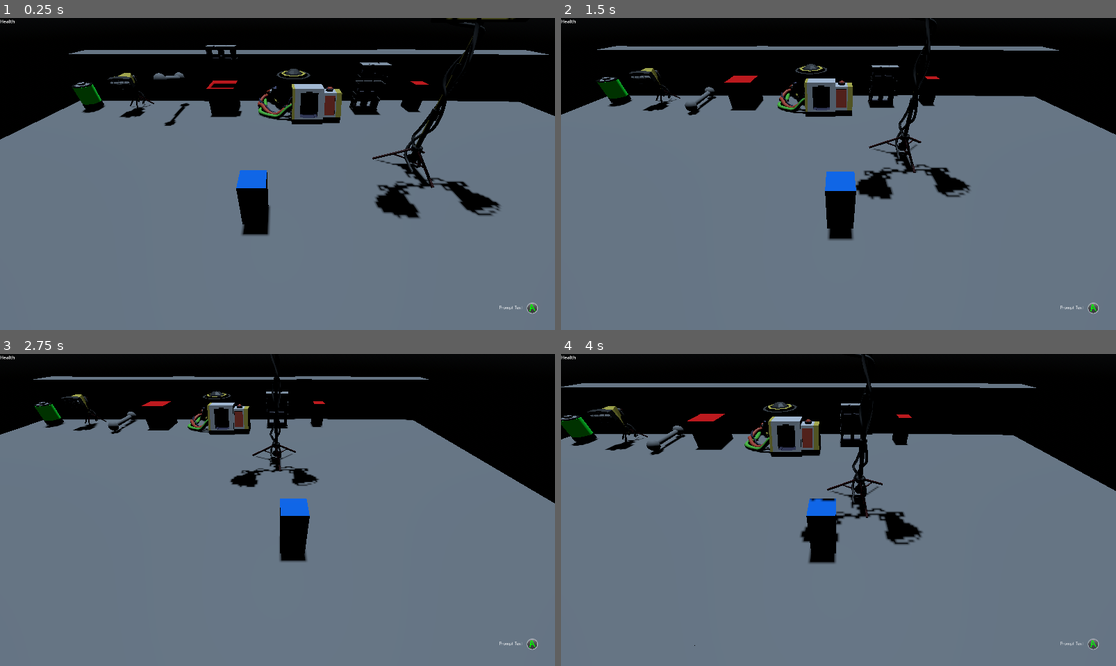
Above: before the commit, frames 1-4 (two rows, left to right).
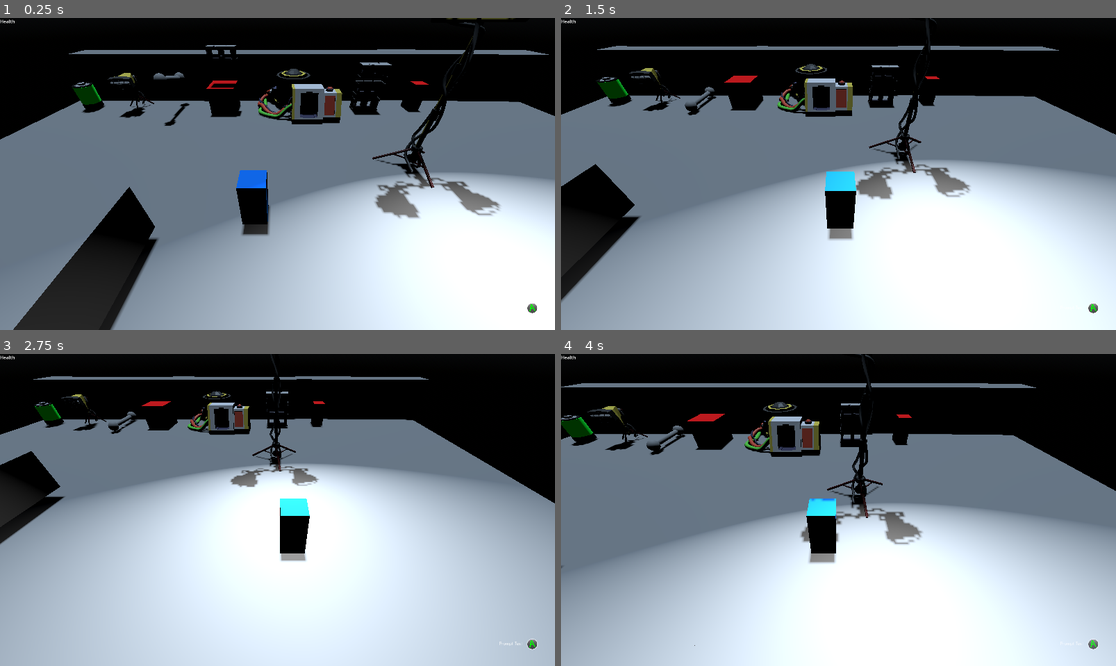
Above: after the commit, the same moments.

Repository: joshandersn/power
Game: Godot game, scene res://Scenes/main.tscn
Same seed, same stepped clock (60 frames per second), same inputs: the game is played once before the commit and once after it.
Inputs (mouse positions are in pixels of both pictures, inside the frame that each line leads up to):
- Up to frame 1 (0.25 s): no input
- Up to frame 2 (1.5 s): move the mouse to (960, 158) at 0.52 s; hold D (move_right) 0.53-1.28 s; right-click (960, 158) at 0.6 s; click (960, 158) at 0.8 s; move the mouse to (727, 189) at 1.27 s; hold S (move_down) from 1.28 s (still down); click (727, 189) at 1.35 s
- Up to frame 3 (2.75 s): right-click (166, 525) at 1.55 s; move the mouse to (333, 441) at 2.02 s; release S (move_down) at 2.03 s; hold D (move_right) from 2.03 s (still down); right-click (333, 441) at 2.1 s; click (333, 441) at 2.3 s
- Up to frame 4 (4 s): move the mouse to (810, 572) at 2.77 s; release D (move_right) at 2.78 s; hold W (move_up) 2.78-3.53 s; click (810, 572) at 2.85 s; right-click (810, 572) at 3.05 s; move the mouse to (1005, 556) at 3.52 s; hold A (move_left) from 3.53 s (still down); tap E (use_cable) at 3.6 s; click (1005, 556) at 3.8 s

The runs differ from the first frame. In frame 1, 36% of the frame differs, in the area x 2-100%, y 46-100%; in frame 2, 47%; in frame 3, 59%, in the area x 0-100%, y 31-100%; in frame 4, 44%.

Commit message:
enemies will select any defence in level

Diff:
--- a/Entities/enemy.gd
+++ b/Entities/enemy.gd
@@ -34,6 +34,7 @@
 
 	move_and_slide()
 
+var random = RandomNumberGenerator.new()
 
 func _on_detection_body_entered(body: Node3D) -> void:
 	if body.is_in_group("Player"):
@@ -45,9 +46,15 @@
 	is_hesitant = true
 	$HesitateTimer.start()
 
-
 func _on_hesitate_timer_timeout() -> void:
 	is_hesitant = false
+	var r = random.randf_range(0, 1)
+	print(Game.enemy_count)
+	for i in Game.defences:
+		if r > 0.5:
+			target = i
+		else:
+			target = null
 
 var reached_player: Node3D
 
--- a/Entities/player.gd
+++ b/Entities/player.gd
@@ -57,7 +57,6 @@
 func drop_item() -> void:
 	if picked_up_item:
 		picked_up_item.freeze = false
-		picked_up_item.position.y -= 1.5
 		picked_up_item.position += Game.player_last_direction * 0.8
 		picked_up_item.linear_velocity = Game.player_last_direction * 1
 		var dir = Game.player_last_direction.normalized()
@@ -81,8 +80,9 @@
 			pickup(pickup_field[0])
 		elif picked_up_item:
 			drop_item()
-	if Input.is_action_just_pressed("throw") and picked_up_item:
+	elif Input.is_action_just_pressed("throw") and picked_up_item:
 		throw_item()
+
 	if Input.is_action_just_pressed("use_cable"):
 		unplug_cable()
 
@@ -131,7 +131,6 @@
 
 
 func _on_pickup_field_area_entered(area: Area3D) -> void:
-	print(area.output_node)
 	if area.is_in_group("Socket") and area.output_node:
 		Game.push_prompt.emit(load("res://UI/Prompts/plug.tres"), 0)
 		detected_plug = area.output_node
--- a/Gadgets/socket.gd
+++ b/Gadgets/socket.gd
@@ -6,6 +6,8 @@
 var can_insert := true
 var output_node: Node3D
 var is_output: bool
+var power_current := 1
+
 
 
 func eject_object(object) -> void:
@@ -84,8 +86,6 @@
 func _on_insert_limit_timeout() -> void:
 	can_insert = true
 
-var power_current := 5
-
 func _on_serve_timer_timeout() -> void:
 	if output_node and output_node.plugged_into and inserted_item:
 		if inserted_item.item_resource.power >= power_current:
--- a/Items/WorkLight.tscn
+++ b/Items/WorkLight.tscn
@@ -35,6 +35,7 @@
 collision_layer = 2
 lock_rotation = true
 script = ExtResource("1_stoc6")
+start_active = null
 item_resource = SubResource("Resource_2hhci")
 
 [node name="lightMesh" type="MeshInstance3D" parent="."]
--- a/Items/WorkLightTall.tscn
+++ b/Items/WorkLightTall.tscn
@@ -36,7 +36,8 @@
 collision_layer = 2
 lock_rotation = true
 script = ExtResource("1_3ojxu")
-item_resource = SubResource("Resource_p2kyg")
+start_active = null
+item_resource = SubResource("Resource_14kww")
 
 [node name="lightMesh" type="MeshInstance3D" parent="."]
 transform = Transform3D(0.596574, -0.209053, -0.034385, -0.000460287, 0.138279, -0.321507, 0.26112, 0.477862, 0.0779917, 1.05127, 3.22892, -0.182806)
--- a/Items/work_light.gd
+++ b/Items/work_light.gd
@@ -1,5 +1,7 @@
 @tool
 extends RigidBody3D
+
+@export var start_active: bool
 
 @export var item_resource: res_item
 @export var output_node: Node3D:
@@ -11,6 +13,9 @@
 
 
 func _ready() -> void:
+	if start_active:
+		$ConeLight.active = true
+		$ConeLight.update_item()
 	item_resource = load("res://Items/WorkLight.tres").duplicate()
 
 func receive_power(_amt: int):
--- a/Scenes/level01.tscn
+++ b/Scenes/level01.tscn
@@ -17,8 +17,9 @@
 [ext_resource type="PackedScene" uid="uid://bikefj2032jwl" path="res://Items/cinderblock.tscn" id="15_kmp4o"]
 [ext_resource type="PackedScene" uid="uid://cn2y8amb3kwd4" path="res://Gadgets/trigger.tscn" id="16_whnag"]
 [ext_resource type="PackedScene" uid="uid://cqdxr0x5p473b" path="res://Items/WorkLightTall.tscn" id="17_vp5uv"]
+[ext_resource type="PackedScene" uid="uid://hsyxg1ydgpg0" path="res://Gadgets/Car.tscn" id="18_n5bnj"]
 
-[sub_resource type="Resource" id="Resource_x7vxe"]
+[sub_resource type="Resource" id="Resource_83kk3"]
 script = ExtResource("6_lfve5")
 scene = ExtResource("4_410tk")
 title = "Work Light"
@@ -126,4 +127,8 @@
 
 [node name="WorkLightTall" parent="." instance=ExtResource("17_vp5uv")]
 transform = Transform3D(-0.995585, 0, -0.093865, 0, 1, 0, 0.093865, 0, -0.995585, -2.82431, 0.858117, 0.472432)
-item_resource = SubResource("Resource_dk0y3")
+start_active = true
+item_resource = SubResource("Resource_eayx0")
+
+[node name="Car" parent="." instance=ExtResource("18_n5bnj")]
+transform = Transform3D(1, 0, 0, 0, 1, 0, 0, 0, 1, -9.6469, 1.04228, 3.89582)
--- a/Scenes/level_01.gd
+++ b/Scenes/level_01.gd
@@ -4,6 +4,7 @@
 # Called when the node enters the scene tree for the first time.
 func _ready() -> void:
 	Game.reparent_to_world.connect(reparent_to_world)
+	Game.scan_level.emit()
 
 func reparent_to_world(object: Node3D):
 	object.reparent(self)
--- a/Scripts/game.gd
+++ b/Scripts/game.gd
@@ -10,6 +10,7 @@
 signal push_dialog
 signal lose
 signal restart_level
+signal scan_level
 
 var input_method := "keyboard"
 var player_last_direction: Vector3
--- a/Scripts/main.gd
+++ b/Scripts/main.gd
@@ -23,21 +23,22 @@
 		get_tree().paused = !get_tree().paused
 
 func scan_level() -> void:
-	var e_count: int
-	for i in get_children():
-		# gat enemy count
-		if i.is_in_group("Enemy"):
-			e_count += 1
-		if i.is_in_group("Defence"):
-			Game.defences.append(i)
-
-	Game.enemy_count = e_count
-
+	var e_count := 0
+	if $Scene.get_child(0):
+		for i in $Scene.get_child(0).get_children():
+			if i.is_in_group("Enemy"):
+				e_count += 1
+			if i.is_in_group("Defence"):
+				Game.defences.append(i)
+		Game.enemy_count = e_count
+	else:
+		push_error("No level detected")
 
 # Called when the node enters the scene tree for the first time.
 func _ready() -> void:
 	Game.load_scene.connect(load_scene)
 	Game.restart_level.connect(restart_level)
+	Game.scan_level.connect(scan_level)
 	if Game.DEBUG:
 		quick_load(load("res://Scenes/level01.tscn"))
 	else:
Not shown: 1 places in Items/WorkLightTall.tscn that only renumber resources
Not shown: 3 places in Scenes/level01.tscn that only renumber resources
